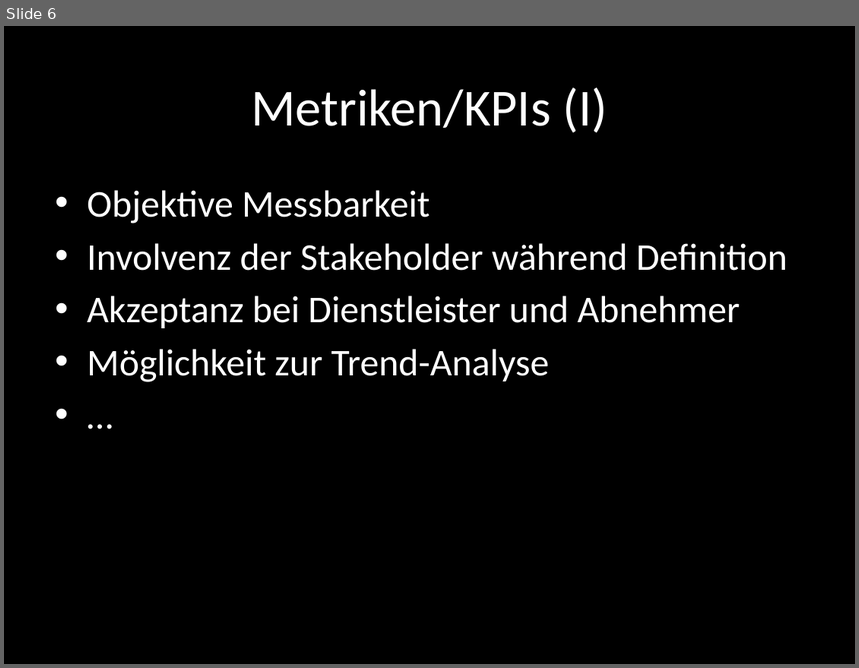
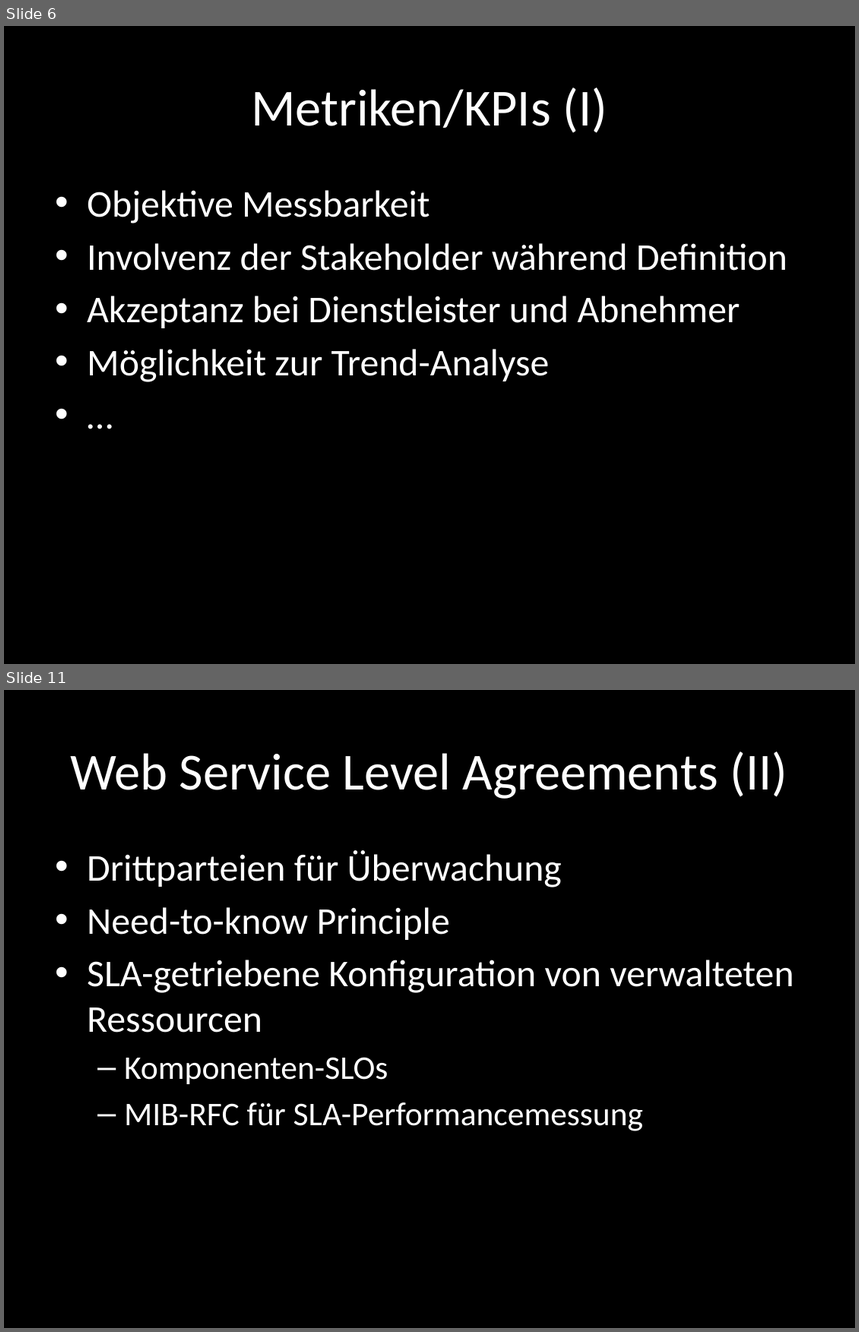
Before and after one commit to foyan/E2E, a slide deck: End-to-end Monitoring.pptx. Shown one above the other, each under a label of ours: slide 6 before the commit, slides 6 and 11 after it; the slides between them are not shown. The pictures are 859x668 and 859x1332 pixels, drawn with LibreOffice and Linux fonts; fonts in the diff are those of the drawing. Boxes give left, top, right and bottom in pixels: in the first picture for what was removed or moved away, otherwise in the second. Text is boxed around its words. In the diff, an @@ line names an element or a change of style, - is before the commit and + after.

```diff
--- a/End-to-end Monitoring.pptx
+++ b/End-to-end Monitoring.pptx
@@ slide 11 added at bbox=[4, 690, 855, 1328], background #000000 @@
@@ title added at bbox=[70, 752, 788, 799], 44 pt, text #FFFFFF @@
+Web Service Level Agreements (II)
@@ text added at bbox=[87, 850, 794, 1132], 32 pt, text #FFFFFF @@
+• Drittparteien für Überwachung
+• Need-to-know Principle
+• SLA-getriebene Konfiguration von verwalteten Ressourcen
+  – Komponenten-SLOs
+  – MIB-RFC für SLA-Performancemessung
```
Also in this commit, not shown: 1 slide changed, 12 other slides added, 1 slide removed, 2 other files.
